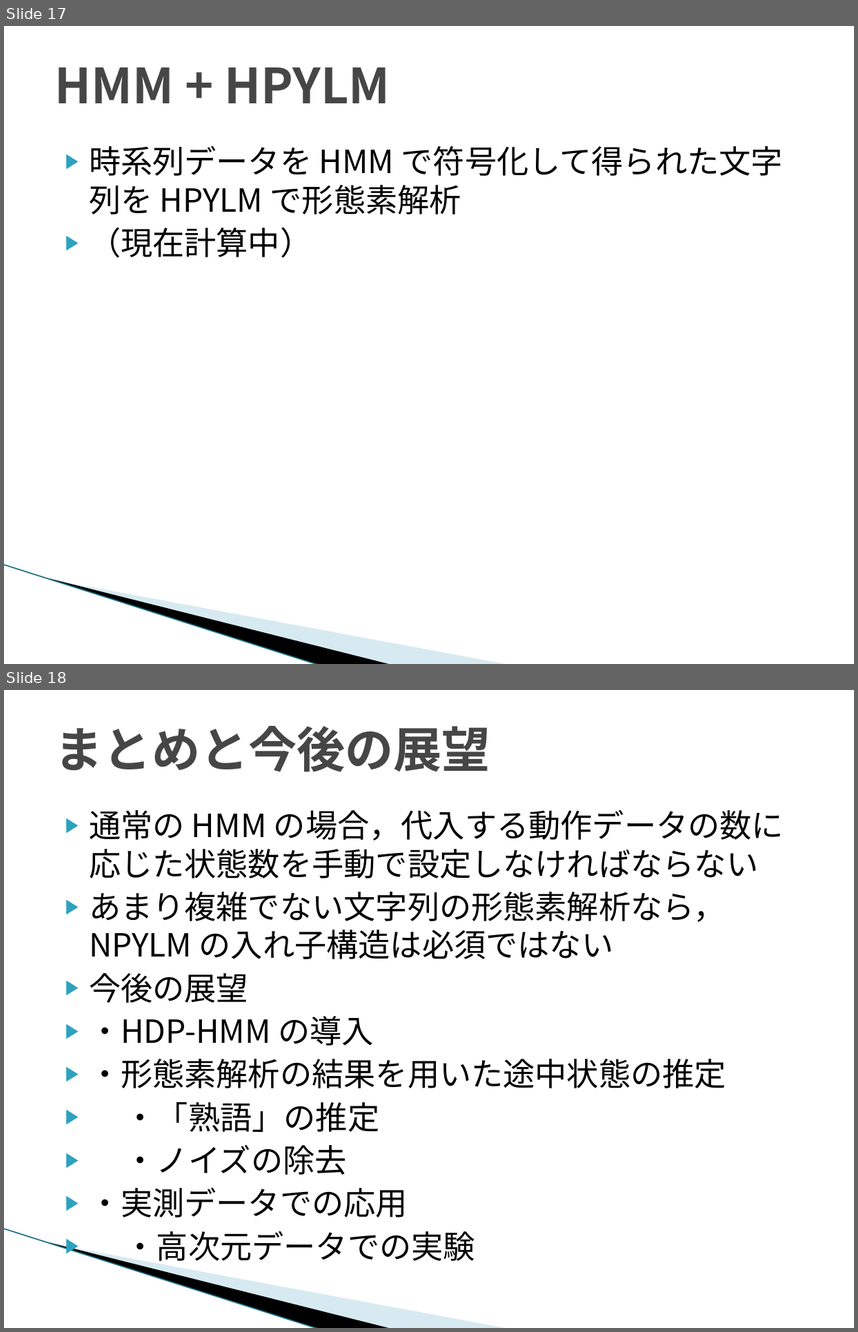
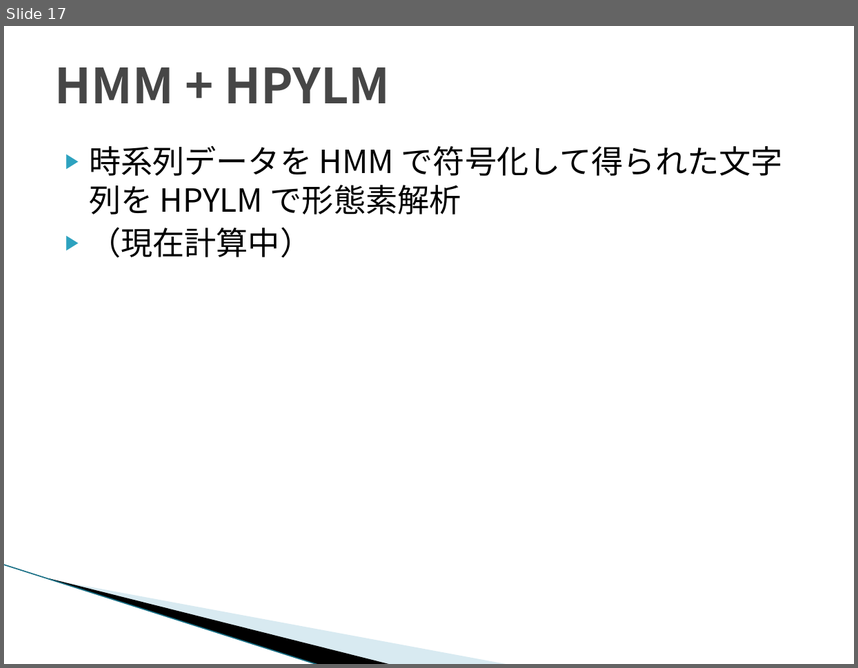
Before and after one commit to TetsuyaKomota/MyMasterStudies, a slide deck: slides/seminar_20170705_japanese.pptx. Shown one above the other, each under a label of ours: slides 17 and 18 before the commit, slide 17 after it. The pictures are 858x1332 and 858x668 pixels, drawn with LibreOffice and Linux fonts; fonts in the diff are those of the drawing; background and template pictures are left out. Boxes give left, top, right and bottom in pixels: in the first picture for what was removed or moved away, otherwise in the second. Text is boxed around its words. In the diff, an @@ line names an element or a change of style, - is before the commit and + after.

```diff
--- a/slides/seminar_20170705_japanese.pptx
+++ b/slides/seminar_20170705_japanese.pptx
@@ slide 18 removed at (4, 690, 854, 1328), background #FFFFFF; not listed: 3 template elements that a slide beside it also shows @@
@@ title removed at (55, 726, 490, 772) @@
-まとめと今後の展望
@@ text removed at (89, 810, 784, 1265) @@
-▶ 通常の HMM の場合，代入する動作データの数に応じた状態数を手動で設定しなければならない
-▶ あまり複雑でない文字列の形態素解析なら，NPYLM の入れ子構造は必須ではない
-▶ 今後の展望
-▶ ・HDP-HMM の導入
-▶ ・形態素解析の結果を用いた途中状態の推定
-▶ ・「熟語」の推定
-▶ ・ノイズの除去
-▶ ・実測データでの応用
-▶ ・高次元データでの実験
```
Also in this commit, not shown: 7 slides changed, 4 slides added, 1 other slide removed.
